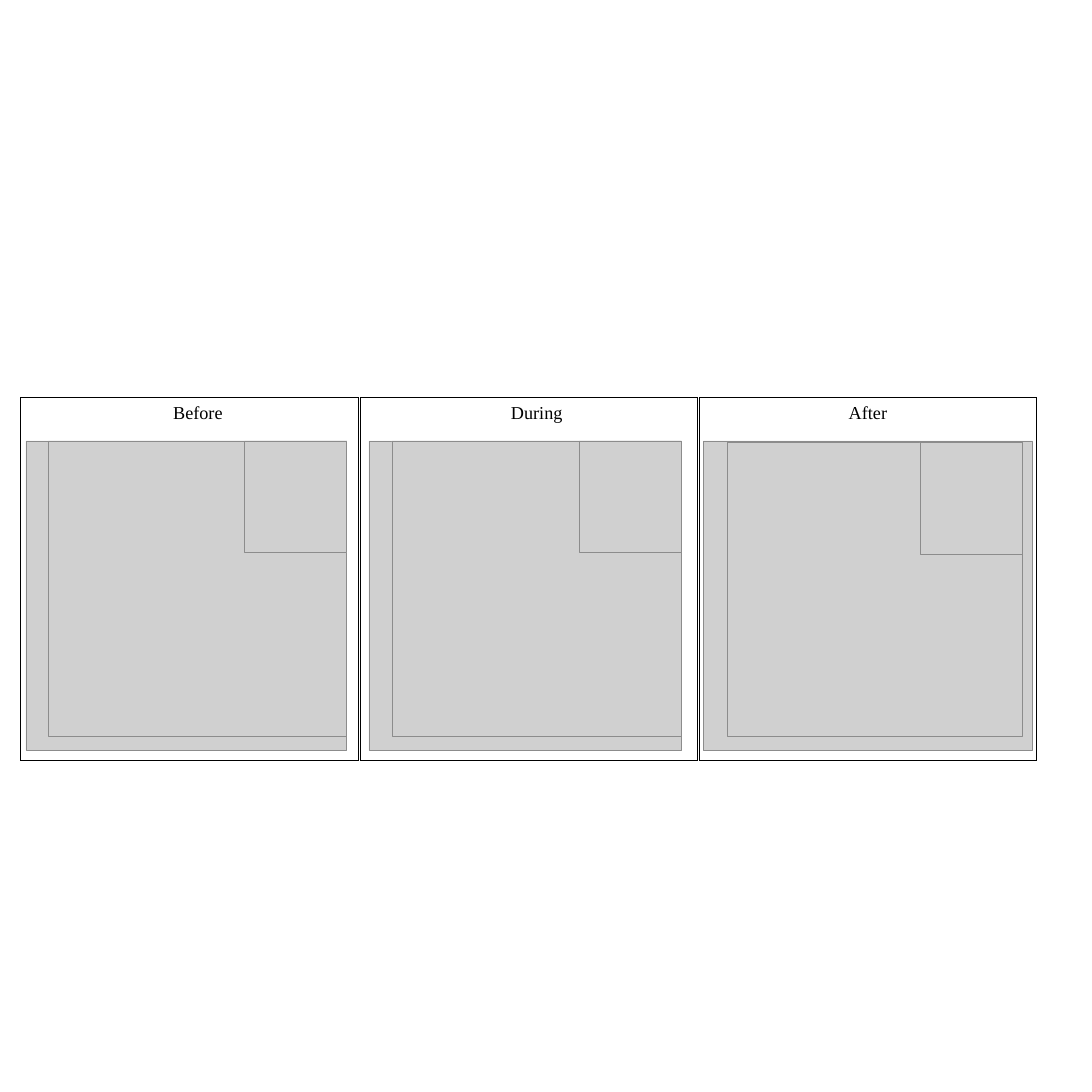
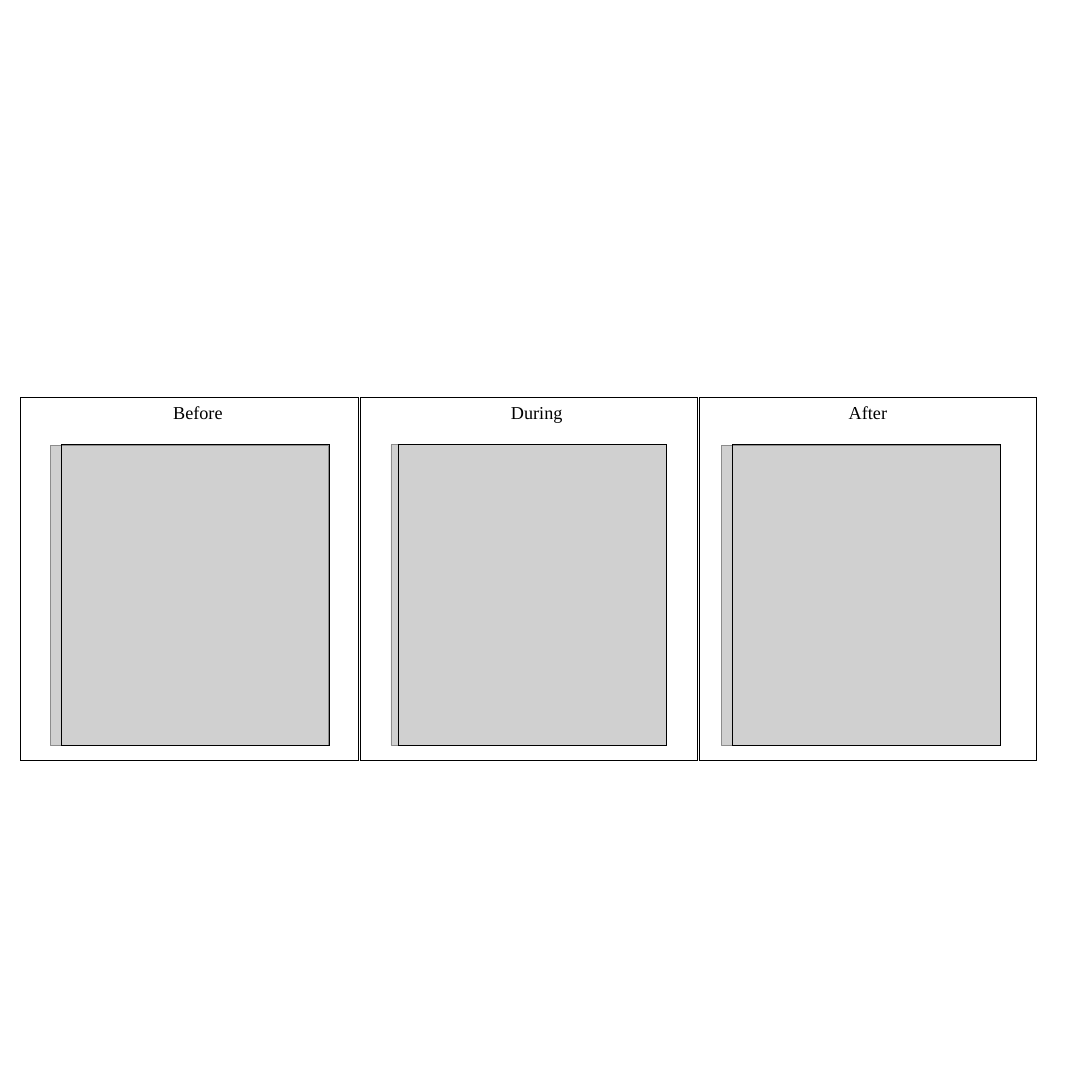
Before and after one commit to bankheak/Dolphins, a slide deck: slide 3 of figs/networks.pptx. Drawn at 1092x1092 pixels with LibreOffice and Linux fonts; fonts in the diff are those of the drawing; grey boxes stand for pictures. Boxes give left, top, right and bottom in pixels: in the first picture for what was removed or moved away, otherwise in the second. Text is boxed around its words. In the diff, an @@ line names an element or a change of style, - is before the commit and + after.

```diff
--- a/figs/networks.pptx
+++ b/figs/networks.pptx
@@ picture: place and size @@
-picture at (49, 441, 347, 737)
+picture at (50, 446, 328, 746)
@@ rectangle added at (61, 445, 329, 745), outline #000000 1 pt @@
@@ picture: place and size @@
-picture at (392, 441, 681, 737)
+picture at (391, 445, 666, 745)
@@ rectangle added at (398, 445, 666, 745), outline #000000 1 pt @@
@@ group removed at (26, 441, 1032, 751): 6 pictures @@
@@ picture: place and size @@
-picture at (727, 443, 1022, 737)
+picture at (722, 446, 1001, 745)
@@ rectangle added at (733, 445, 1001, 745), outline #000000 1 pt @@
```
Also in this commit, not shown: 1 other slide changed, 2 slides added, 33 other files.
